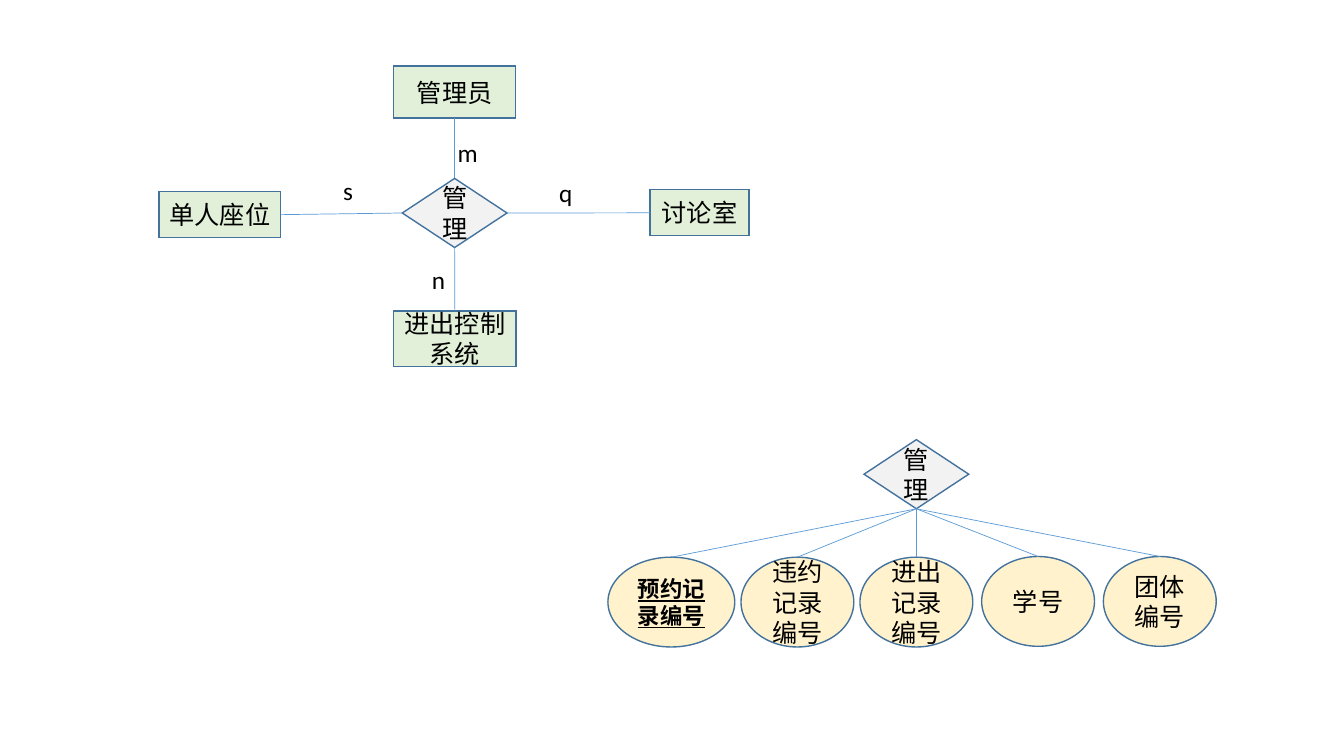
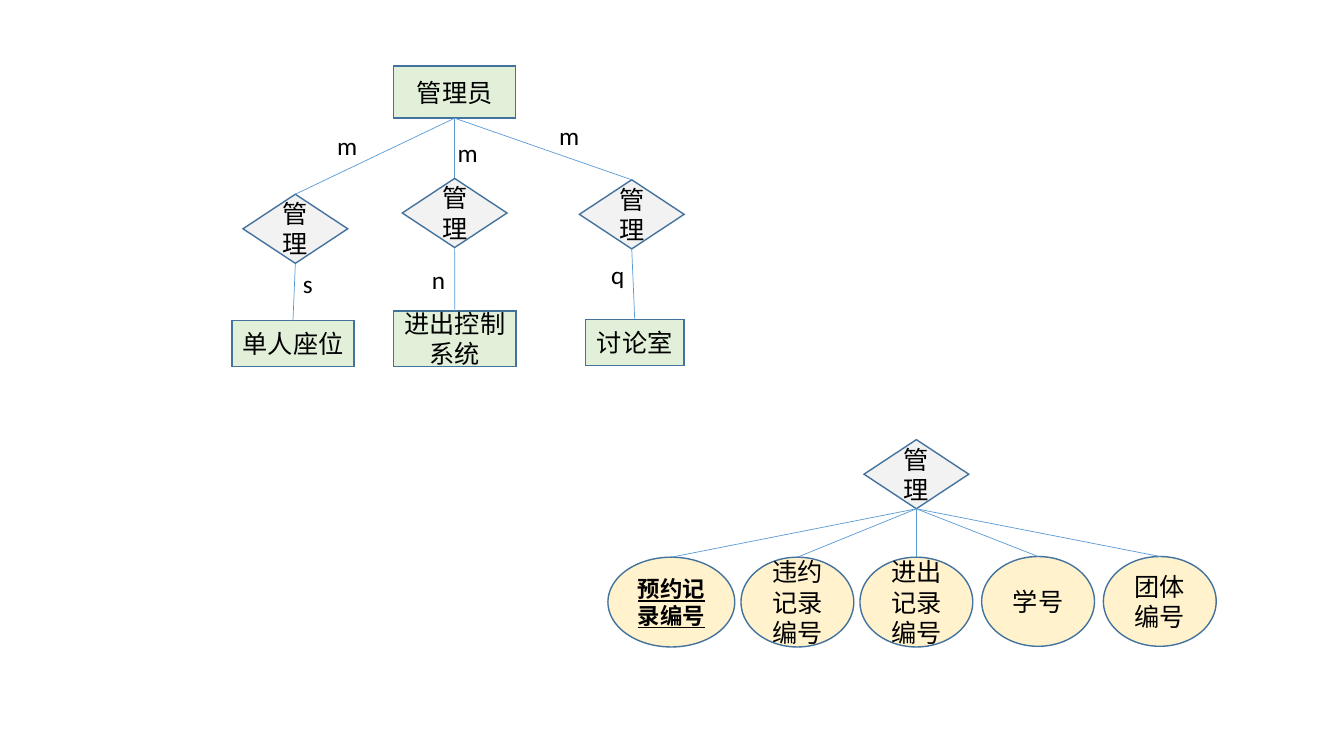
Before and after one commit to huangqiuyu/Database_BUAA, a slide deck: slide 5 of ours/E-R图初稿.pptx. Drawn at 1344x756 pixels with LibreOffice and Linux fonts; fonts in the diff are those of the drawing. Boxes give left, top, right and bottom in pixels: in the first picture for what was removed or moved away, otherwise in the second. Text is boxed around its words. In the diff, an @@ line names an element or a change of style, - is before the commit and + after.

```diff
--- a/ours/E-R图初稿.pptx
+++ b/ours/E-R图初稿.pptx
@@ line added from (295, 195) to (455, 118), #5B9BD5 0.5 pt @@
@@ line moved from (507, 213) - (650, 213) to (455, 118) - (632, 179) @@
@@ text added at (337,142,357,155), 18 pt, text #000000 @@
+m
@@ text added at (559,132,579,145), 18 pt, text #000000 @@
+m
@@ diamond added at (580,179,685,249), fill #F2F2F2, outline #43739E 1 pt, 18 pt, text #000000 @@
+管理
@@ diamond added at (243,195,348,264), fill #F2F2F2, outline #43739E 1 pt, 18 pt, text #000000 @@
+管理
@@ text "s": place and size @@
-text "s" at (343,187,353,201)
+text "s" at (303,280,313,294)
@@ line moved from (402, 213) - (280, 215) to (295, 263) - (293, 321) @@
@@ text "q": place and size @@
-text "q" at (559,189,572,206)
+text "q" at (611,271,624,288)
@@ line added from (632, 249) to (635, 320), #5B9BD5 0.5 pt @@
@@ rectangle "单人座位": place and size @@
-rectangle "单人座位" at (159,192,281,238)
+rectangle "单人座位" at (232,321,354,367)
@@ rectangle "讨论室": place and size @@
-rectangle "讨论室" at (650,190,749,236)
+rectangle "讨论室" at (586,320,685,366)
```
Also in this commit, not shown: 1 other file.
